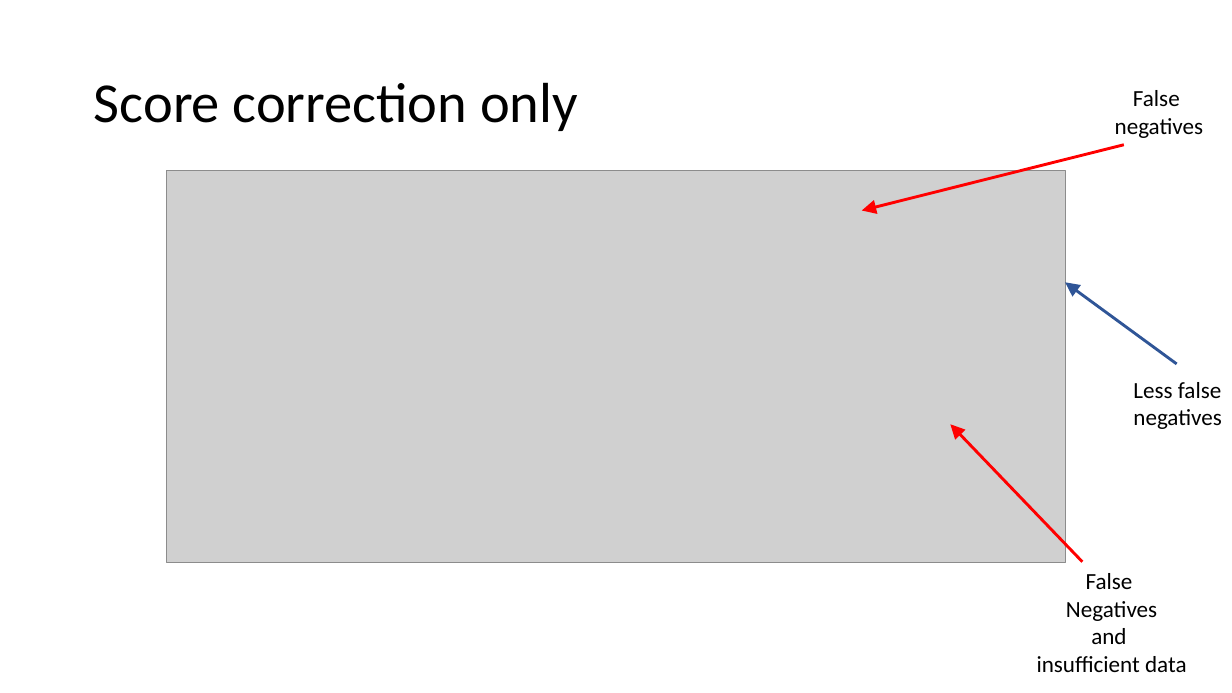
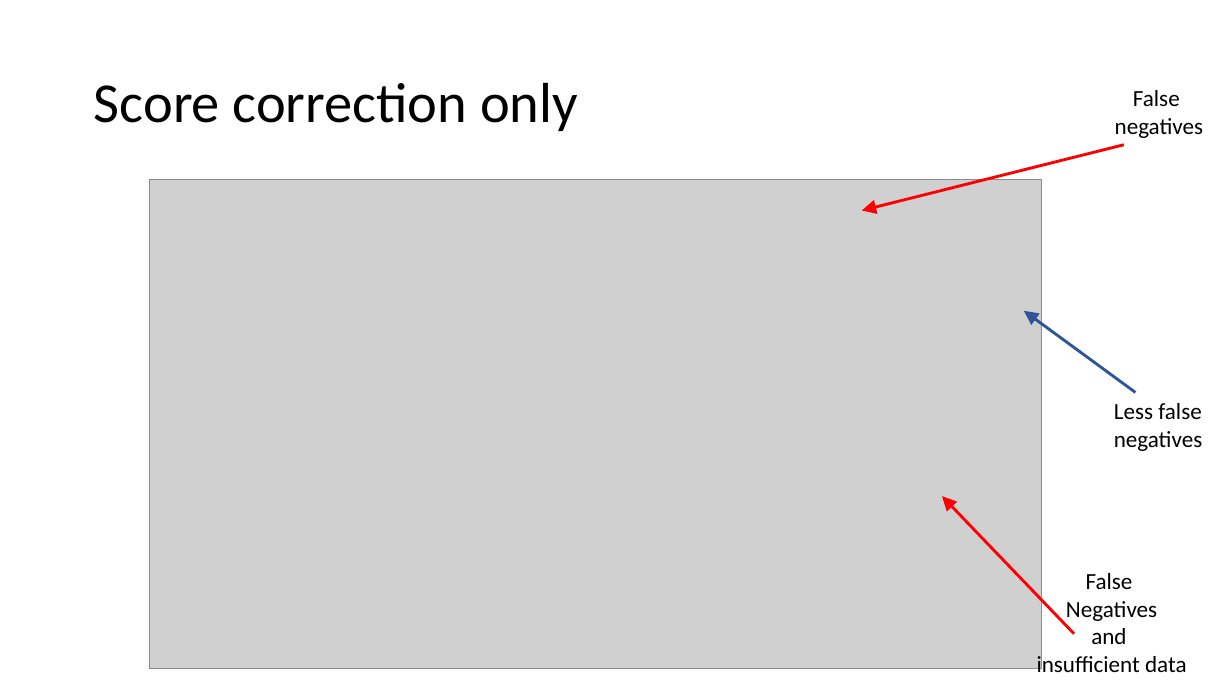
Before and after one commit to Slendercoder/DCL-DataAnalysis, a slide deck: slide 6 of DataCorrection.pptx (slide 4 before the commit). Drawn at 1232x693 pixels with LibreOffice and Linux fonts; fonts in the diff are those of the drawing; grey boxes stand for pictures. Boxes give left, top, right and bottom in pixels: in the first picture for what was removed or moved away, otherwise in the second. Text is boxed around its words. In the diff, an @@ line names an element or a change of style, - is before the commit and + after.

Commit message:
Exploring data correction

```diff
--- a/DataCorrection.pptx
+++ b/DataCorrection.pptx
@@ picture: place and size @@
-picture at <box>167,171,1066,563</box>
+picture at <box>149,180,1042,669</box>
@@ arrow moved from (1177, 364) - (1066, 283) to (1136, 393) - (1024, 311) @@
@@ text "Less false": place and size @@
-text "Less false" at <box>1133,382,1221,429</box>
+text "Less false" at <box>1114,403,1202,451</box>
@@ arrow moved from (1082, 562) - (951, 424) to (1074, 634) - (943, 496) @@
```
Also in this commit, not shown: 4 other slides changed, 4 slides added, 41 other files.
